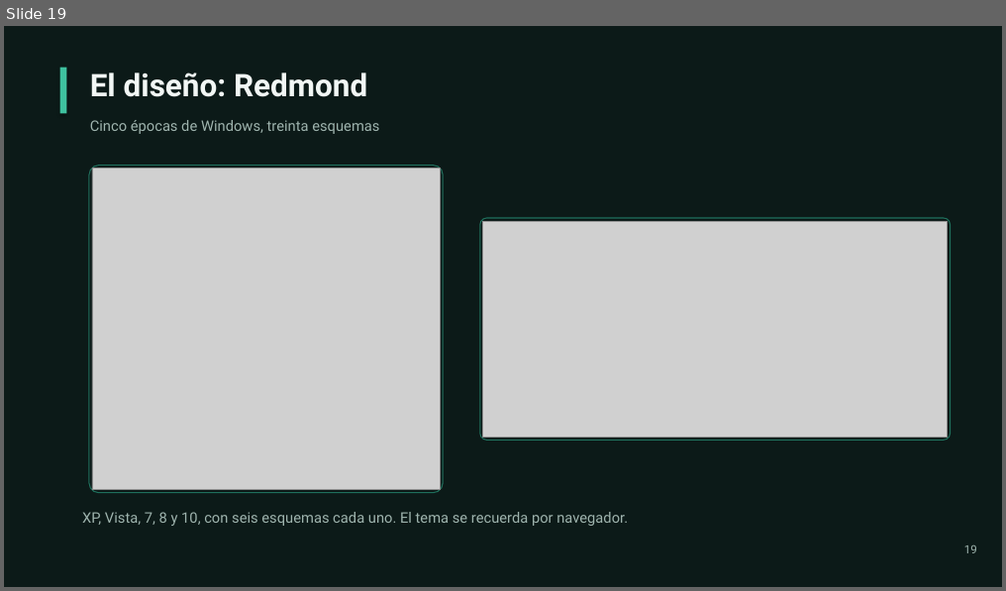
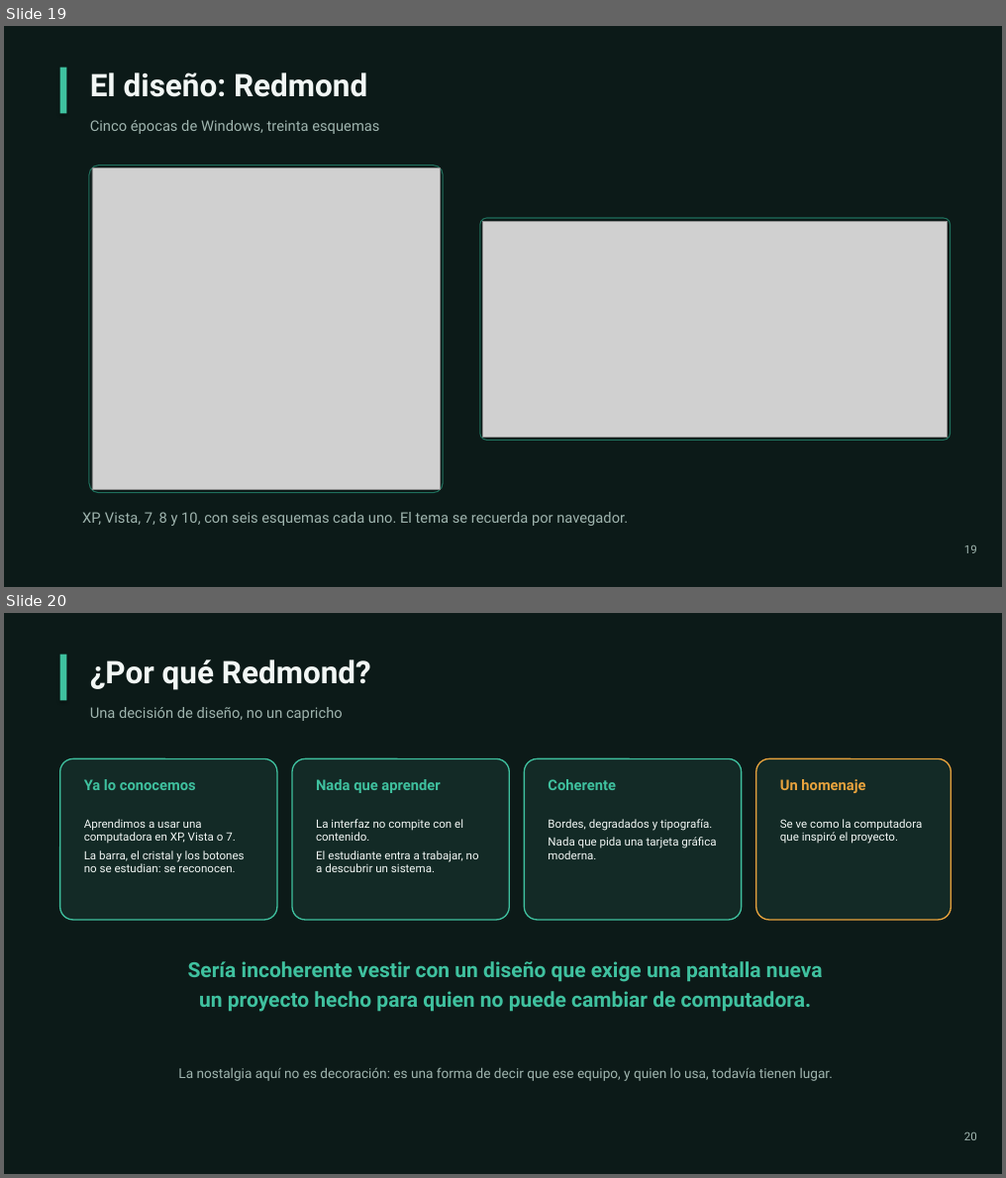
Before and after one commit to HankHound03/Virthub-IA, a slide deck: docs/Presentacion-Virthub-2.0.pptx. Shown one above the other, each under a label of ours: slide 19 before the commit, slides 19 and 20 after it. The pictures are 1006x591 and 1006x1178 pixels, drawn with LibreOffice and Linux fonts; fonts in the diff are those of the drawing; grey boxes stand for pictures. Boxes give left, top, right and bottom in pixels: in the first picture for what was removed or moved away, otherwise in the second. Text is boxed around its words. In the diff, an @@ line names an element or a change of style, - is before the commit and + after.

Commit message:
Manuales y presentacion: universidad correcta, nostalgia, marco de perfil y cambios 1.0 a 2.0
CORRECCION
  La universidad es la Tecnologica de Tecamac, no la de Tula-Tepeji. Corregido en
  los tres documentos: portadas, pies y una mencion en el manual de usuario.

NUEVAS CAPTURAS
  Tres mas, adjuntadas donde corresponden:
    - pestana Mensajes del chat, sin conversacion abierta;
    - pestana Anuncios, con los avisos del administrador;
    - perfil: cambio de foto y selector de color del marco.

CONTENIDO NUEVO

  Manual de usuario
    - 3.4 deja claro que el estado del sistema es exclusivo del administrador, y
      por que.
    - 4.1 justifica el diseno Redmond desde la nostalgia: la interfaz que ya se
      reconoce, que no compite con el contenido, que no exige una pantalla nueva
      y que es un homenaje a la computadora que inspiro el proyecto.
    - 6.1 explica el cambio de foto y el color del marco, paso a paso.
    - 15 recorre los cambios de la 1.0 a la 2.0 contados desde quien usa el sitio.

  Manual de administrador
    - 14 recorre los mismos cambios desde el lado tecnico: temas, foro y archivos,
      moderacion y antivirus, chat, escritorios, IA, rendimiento y version.

  Presentacion
    - Dos diapositivas nuevas: "Por que Redmond" (nostalgia) y "De la 1.0 a la 2.0".
    - La numeracion ahora se calcula sola, para no renumerar al insertar.

Los tres documentos: 27 diapositivas y los dos manuales regenerados con sus
capturas. Imagenes usadas: 23.

```diff
--- a/docs/Presentacion-Virthub-2.0.pptx
+++ b/docs/Presentacion-Virthub-2.0.pptx
@@ slide 20 added at [4,613,1002,1174], background #FFFFFF @@
@@ rectangle added at [4,613,1002,1174], fill #0C1A18 @@
@@ rectangle added at [60,655,67,700], fill #3FC19F @@
@@ text added at [90,660,371,690], 30 pt, text #F2F7F5, bold @@
+¿Por qué Redmond?
@@ text added at [90,707,343,721], 14 pt, text #9FB4AE @@
+Una decisión de diseño, no un capricho
@@ rounded rectangle added at [60,759,277,920], fill #132A26, outline #3FC19F 1.25 pt @@
@@ rounded rectangle added at [292,759,509,920], fill #132A26, outline #3FC19F 1.25 pt @@
@@ rounded rectangle added at [525,759,742,920], fill #132A26, outline #3FC19F 1.25 pt @@
@@ rounded rectangle added at [756,759,951,920], fill #132A26, outline #E8A33D 1.25 pt @@
@@ text added at [84,779,196,790], 14 pt, text #3FC19F, bold @@
+Ya lo conocemos
@@ text added at [316,779,440,793], 14 pt, text #3FC19F, bold @@
+Nada que aprender
@@ text added at [548,779,616,790], 14 pt, text #3FC19F, bold @@
+Coherente
@@ text added at [780,779,865,793], 14 pt, text #E8A33D, bold @@
+Un homenaje
@@ text added at [84,819,245,872], 11 pt, text #F2F7F5 @@
+Aprendimos a usar una computadora en XP, Vista o 7.
+La barra, el cristal y los botones no se estudian: se reconocen.
@@ text added at [316,819,479,872], 11 pt, text #F2F7F5 @@
+La interfaz no compite con el contenido.
+El estudiante entra a trabajar, no a descubrir un sistema.
@@ text added at [548,819,716,860], 11 pt, text #F2F7F5 @@
+Bordes, degradados y tipografía.
+Nada que pida una tarjeta gráfica moderna.
@@ text added at [780,819,922,844], 11 pt, text #F2F7F5 @@
+Se ve como la computadora que inspiró el proyecto.
@@ text added at [188,961,823,1012], 20 pt, text #3FC19F, bold @@
+Sería incoherente vestir con un diseño que exige una pantalla nueva
+un proyecto hecho para quien no puede cambiar de computadora.
@@ text added at [178,1067,833,1081], 13 pt, text #9FB4AE @@
+La nostalgia aquí no es decoración: es una forma de decir que ese equipo, y quien lo usa, todavía tienen lugar.
@@ text added at [964,1132,977,1141], 11 pt, text #9FB4AE @@
+20
```
Also in this commit, not shown: 7 slides changed, 1 other slide added, 9 other files.
